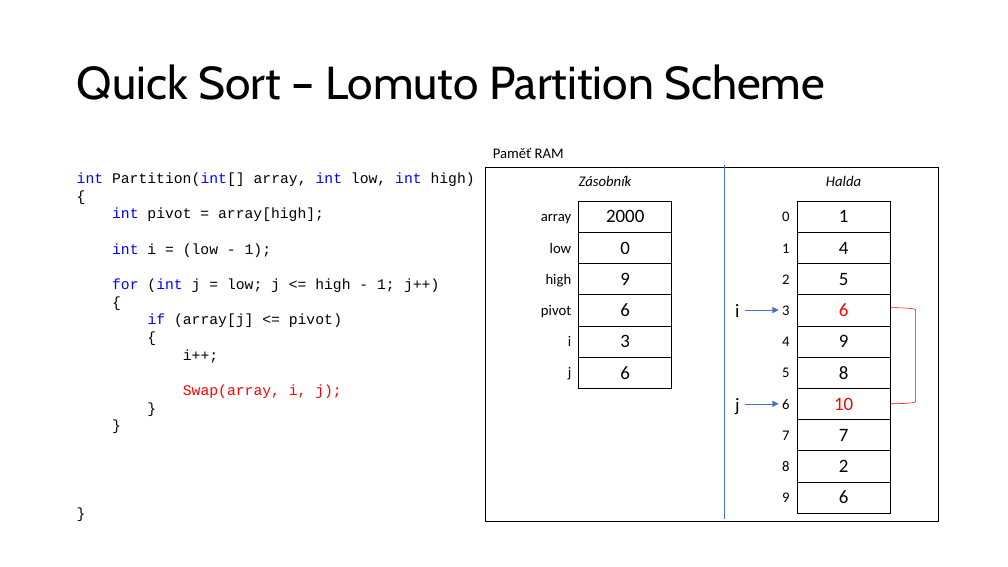
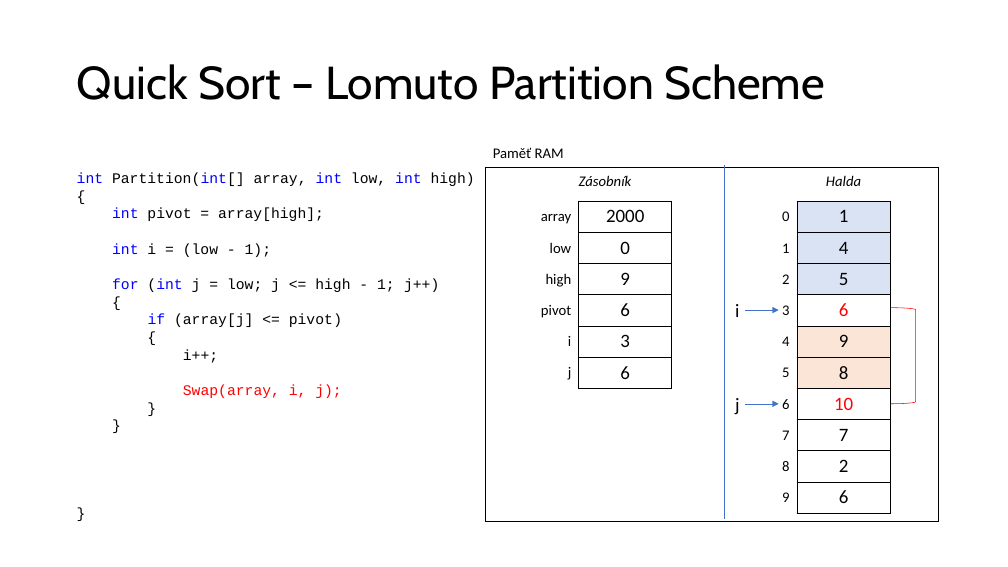
Before and after one commit to ekral/FAI, a slide deck: slide 26 of PA/seminar/Prezentace_seminar_ZAP_8_quick_sort.pptx (slide 23 before the commit). Drawn at 1008x567 pixels with LibreOffice and Linux fonts; fonts in the diff are those of the drawing. Boxes give left, top, right and bottom in pixels: in the first picture for what was removed or moved away, otherwise in the second. Text is boxed around its words. In the diff, an @@ line names an element or a change of style, - is before the commit and + after.

Commit message:
Quick Sort finished

```diff
--- a/PA/seminar/Prezentace_seminar_ZAP_8_quick_sort.pptx
+++ b/PA/seminar/Prezentace_seminar_ZAP_8_quick_sort.pptx
@@ table at <box>773,201,890,513</box> @@
@@ fill none to #DAE3F3 in 3 cells @@
@@ fill none to #FBE5D6 in 2 cells @@
```
Also in this commit, not shown: 23 other slides changed, 3 slides added.
